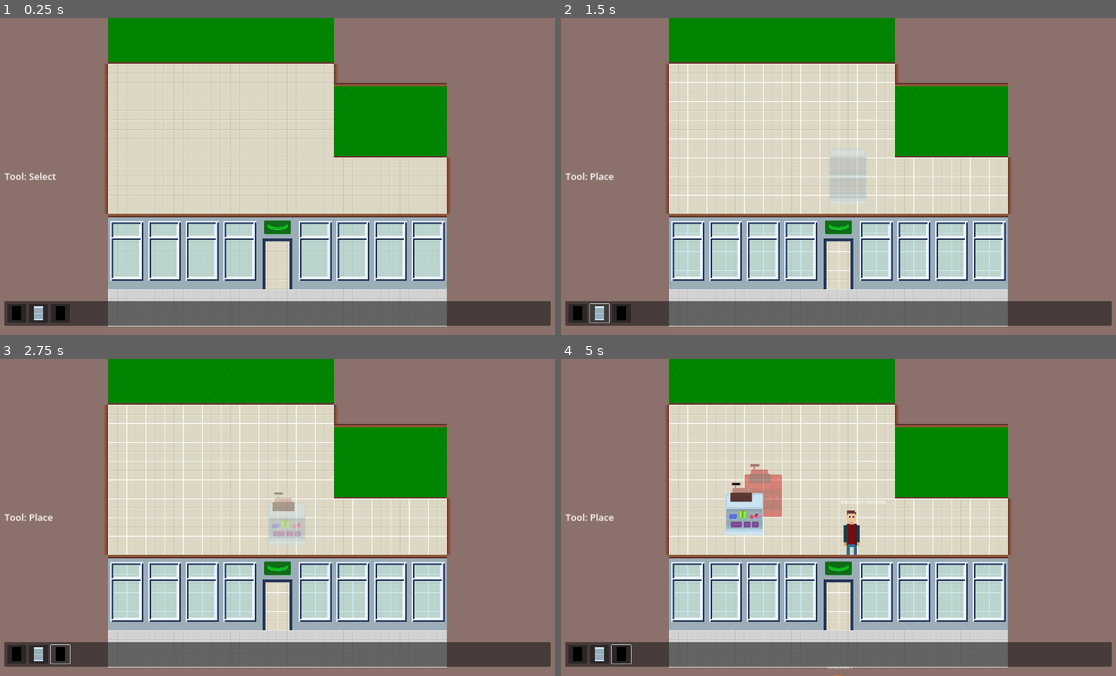
Above: before the commit, frames 1-4 (two rows, left to right).
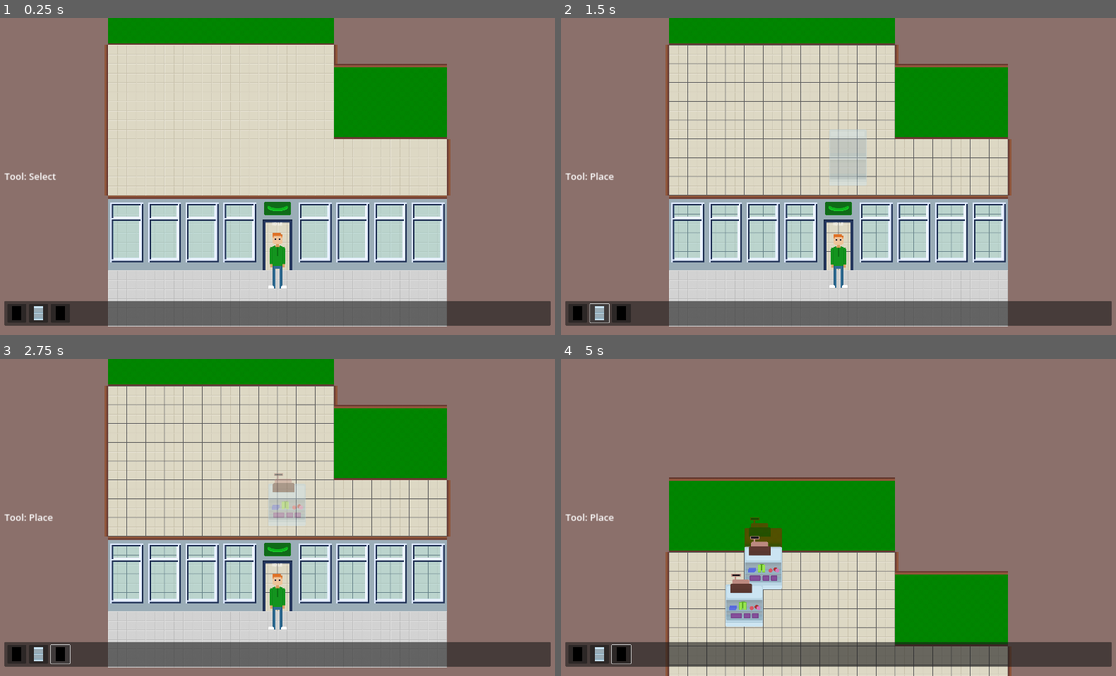
Above: after the commit, the same moments.

Repository: baransu/krakjam2024
Game: Godot game, scene res://game.tscn
Same seed, same stepped clock (60 frames per second), same inputs: the game is played once before the commit and once after it.
Inputs (mouse positions are in pixels of both pictures, inside the frame that each line leads up to):
- Up to frame 1 (0.25 s): no input
- Up to frame 2 (1.5 s): click (577, 312) at 0.5 s; click (599, 312) at 1.25 s
- Up to frame 3 (2.75 s): click (61, 653) at 2 s
- Up to frame 4 (5 s): tap Enter at 2.75 s; move the mouse to (960, 501) at 2.77 s; hold W (move_up, bound only after the commit) 2.78-3.5 s; hold Q (tool_place, bound only before the commit) 2.78-3.5 s; click (960, 501) at 2.92 s; drag from (727, 533) to (971, 498) at 3.52 s; move the mouse to (744, 507) at 4.27 s; hold W (move_up, bound only after the commit) from 4.28 s (still down); hold Q (tool_place, bound only before the commit) from 4.28 s (still down); click (744, 507) at 4.42 s

The runs differ from the first frame. In frame 1, 16% of the frame differs, in the area x 18-82%, y 8-86%; in frame 2, 19%; in frame 3, 19%; in frame 4, 51%, in the area x 18-82%, y 0-100%.
Error after the commit: Modulo by zero error in operator '%'. (res://customer.gd:34)

Commit message:
feat: improve customer spawn locations

Diff:
--- a/builder.gd
+++ b/builder.gd
@@ -23,7 +23,7 @@
 	if template != null:
 		positon = template.global_position
 		template.queue_free()
-		remove_child(template)
+		dynamic.remove_child(template)
 
 	template = GameState.buildable.template.instantiate()
 	template.global_position = positon
--- a/camera.gd
+++ b/camera.gd
@@ -1,10 +1,17 @@
 extends Camera2D
 
+@export var speed := 400
 
-func _unhandled_input(event: InputEvent) -> void:
-	# todo: it's not working yet
-	if event is InputEventMouseButton:
-		if event.is_pressed() and event.button_index == MOUSE_BUTTON_WHEEL_UP:
-			set_zoom(get_zoom() * 1.1)
-		elif event.is_pressed() and event.button_index == MOUSE_BUTTON_WHEEL_DOWN:
-			set_zoom(get_zoom() / 1.1)
+
+func _process(delta: float) -> void:
+	if Input.is_action_pressed("move_left"):
+		global_position.x -= speed * delta
+
+	if Input.is_action_pressed("move_right"):
+		global_position.x += speed * delta
+
+	if Input.is_action_pressed("move_up"):
+		global_position.y -= speed * delta
+
+	if Input.is_action_pressed("move_down"):
+		global_position.y += speed * delta
--- a/customer.gd
+++ b/customer.gd
@@ -26,7 +26,11 @@
 
 
 func random_product() -> void:
-	var products = [Building.Product.BEER, Building.Product.HOTDOG]
+	var products = []
+	for building in GameState.buildings:
+		if building.product != Building.Product.NONE:
+			products.append(building.product)
+
 	var idx = randi() % products.size()
 	target_product = products[idx]
 	if target_product == Building.Product.HOTDOG:
--- a/customer_spawn.gd
+++ b/customer_spawn.gd
@@ -1,10 +1,12 @@
 class_name CustomerSpawn
-extends Marker2D
+extends Node2D
 
-@export var count = 1
+@export var count = 2
 @export var customer_scene: PackedScene
 
 @onready var spawn_timer: Timer = $Timer
+
+var spawn_idx = 0
 
 
 func _ready():
@@ -19,6 +21,14 @@
 func spawn_customer() -> void:
 	if count > 0 && GameState.buildings.size() > 0:
 		var customer: Customer = customer_scene.instantiate()
+		var pos = get_spawn_point()
+		customer.global_position = pos
 		add_child(customer)
-		customer.global_position = global_position
+		customer.global_position = pos
 		count -= 1
+
+
+func get_spawn_point() -> Vector2:
+	var pos = get_node("SpawnPoints").get_child(spawn_idx).global_position
+	spawn_idx = (spawn_idx + 1) % get_node("SpawnPoints").get_child_count()
+	return pos
--- a/game.tscn
+++ b/game.tscn
@@ -9,7 +9,12 @@
 [node name="Level" parent="." instance=ExtResource("2_oy64i")]
 
 [node name="Camera2D" type="Camera2D" parent="."]
-position = Vector2(0, -64)
+limit_left = -2000
+limit_top = -2000
+limit_right = 2000
+limit_bottom = 2000
+limit_smoothed = true
 script = ExtResource("4_4aa6m")
+speed = null
 
 [node name="HUD" parent="." instance=ExtResource("5_48ess")]
--- a/game_state.gd
+++ b/game_state.gd
@@ -31,11 +31,6 @@
 		if tool != Tool.SELECT:
 			tool = Tool.SELECT
 			tool_changed.emit()
-
-	if event.is_action_pressed("tool_place"):
-		clear_selection()
-		tool = Tool.PLACE
-		tool_changed.emit()
 
 	if event.is_action_pressed("tool_delete"):
 		clear_selection()
--- a/level.tscn
+++ b/level.tscn
@@ -15,9 +15,9 @@
 [ext_resource type="Texture2D" uid="uid://37xetqlbyp0u" path="res://art/grid.png" id="13_dyp46"]
 
 [sub_resource type="NavigationPolygon" id="NavigationPolygon_rtm1c"]
-vertices = PackedVector2Array(-138, -118, 246, -118, 246, 310, -264, 310, -268, 325, -138, 390, -138, 502, -502, 502, -502, 390, -372, 325, -376, 310, -886, 310, -886, -438, -138, -438)
-polygons = Array[PackedInt32Array]([PackedInt32Array(0, 1, 2, 3), PackedInt32Array(4, 5, 6, 7, 8, 9), PackedInt32Array(10, 11, 12, 13, 0), PackedInt32Array(10, 0, 3), PackedInt32Array(10, 3, 4, 9)])
-outlines = Array[PackedVector2Array]([PackedVector2Array(256, 320, 256, -128, -128, -128, -128, -448, -896, -448, -896, 320, -384, 320, -384, 416, -512, 512, -128, 512, -256, 416, -256, 320)])
+vertices = PackedVector2Array(-138, -118, 246, -118, 246, 310, -263, 310, -196, 394, 246, 425, 246, 502, -886, 502, -886, 425, -444, 394, -268, 322, -372, 322, -377, 310, -886, 310, -886, -438, -138, -438)
+polygons = Array[PackedInt32Array]([PackedInt32Array(0, 1, 2, 3), PackedInt32Array(4, 5, 6, 7, 8, 9), PackedInt32Array(10, 4, 9, 11), PackedInt32Array(12, 13, 14, 15, 0), PackedInt32Array(12, 0, 3, 10, 11)])
+outlines = Array[PackedVector2Array]([PackedVector2Array(256, 320, 256, -128, -128, -128, -128, -448, -896, -448, -896, 320, -384, 320, -448, 384, -896, 416, -896, 512, 256, 512, 256, 416, -192, 384, -256, 320)])
 source_geometry_group_name = &"navigation_polygon_source_group"
 
 [node name="Level" type="Node2D"]
@@ -26,10 +26,10 @@
 
 [node name="ColorRect" type="ColorRect" parent="."]
 z_index = -20
-offset_left = -1824.0
-offset_top = -1408.0
-offset_right = 1568.0
-offset_bottom = 928.0
+offset_left = -3744.0
+offset_top = -2656.0
+offset_right = 6256.0
+offset_bottom = 7344.0
 color = Color(0.545098, 0.439216, 0.419608, 1)
 
 [node name="Back" type="Node2D" parent="."]
@@ -1232,7 +1232,80 @@
 position = Vector2(352, -32)
 texture = ExtResource("12_a3gdg")
 
+[node name="Sprite-0004-40" type="Sprite2D" parent="SideWalk"]
+position = Vector2(544, 32)
+texture = ExtResource("12_a3gdg")
+
+[node name="Sprite-0004-41" type="Sprite2D" parent="SideWalk"]
+position = Vector2(480, 32)
+texture = ExtResource("12_a3gdg")
+
+[node name="Sprite-0004-42" type="Sprite2D" parent="SideWalk"]
+position = Vector2(416, 32)
+texture = ExtResource("12_a3gdg")
+
+[node name="Sprite-0004-43" type="Sprite2D" parent="SideWalk"]
+position = Vector2(352, 32)
+texture = ExtResource("12_a3gdg")
+
+[node name="Sprite-0004-44" type="Sprite2D" parent="SideWalk"]
+position = Vector2(288, 32)
+texture = ExtResource("12_a3gdg")
+
+[node name="Sprite-0004-45" type="Sprite2D" parent="SideWalk"]
+position = Vector2(224, 32)
+texture = ExtResource("12_a3gdg")
+
+[node name="Sprite-0004-46" type="Sprite2D" parent="SideWalk"]
+position = Vector2(160, 32)
+texture = ExtResource("12_a3gdg")
+
+[node name="Sprite-0004-47" type="Sprite2D" parent="SideWalk"]
+position = Vector2(96, 32)
+texture = ExtResource("12_a3gdg")
+
+[node name="Sprite-0004-48" type="Sprite2D" parent="SideWalk"]
+position = Vector2(32, 32)
+texture = ExtResource("12_a3gdg")
+
+[node name="Sprite-0004-49" type="Sprite2D" parent="SideWalk"]
+position = Vector2(-32, 32)
+texture = ExtResource("12_a3gdg")
+
+[node name="Sprite-0004-50" type="Sprite2D" parent="SideWalk"]
+position = Vector2(-96, 32)
+texture = ExtResource("12_a3gdg")
+
+[node name="Sprite-0004-51" type="Sprite2D" parent="SideWalk"]
+position = Vector2(-160, 32)
+texture = ExtResource("12_a3gdg")
+
+[node name="Sprite-0004-52" type="Sprite2D" parent="SideWalk"]
+position = Vector2(-224, 32)
+texture = ExtResource("12_a3gdg")
+
+[node name="Sprite-0004-53" type="Sprite2D" parent="SideWalk"]
+position = Vector2(-288, 32)
+texture = ExtResource("12_a3gdg")
+
+[node name="Sprite-0004-54" type="Sprite2D" parent="SideWalk"]
+position = Vector2(-352, 32)
+texture = ExtResource("12_a3gdg")
+
+[node name="Sprite-0004-55" type="Sprite2D" parent="SideWalk"]
+position = Vector2(-416, 32)
+texture = ExtResource("12_a3gdg")
+
+[node name="Sprite-0004-56" type="Sprite2D" parent="SideWalk"]
+position = Vector2(-480, 32)
+texture = ExtResource("12_a3gdg")
+
+[node name="Sprite-0004-57" type="Sprite2D" parent="SideWalk"]
+position = Vector2(-544, 32)
+texture = ExtResource("12_a3gdg")
+
 [node name="Grid" type="Node2D" parent="."]
+modulate = Color(0.360784, 0.360784, 0.360784, 1)
 z_index = -4
 position = Vector2(320, 0)
 
@@ -2038,14 +2111,22 @@
 [node name="Dynamic" type="Node2D" parent="."]
 y_sort_enabled = true
 
-[node name="CustomerSpawn" type="Marker2D" parent="Dynamic" groups=["exit"]]
+[node name="CustomerSpawn" type="Node2D" parent="Dynamic" groups=["exit"]]
 y_sort_enabled = true
-position = Vector2(0, 384)
+position = Vector2(0, 416)
 script = ExtResource("6_xh5gs")
 customer_scene = ExtResource("7_ukjo2")
 
 [node name="Timer" type="Timer" parent="Dynamic/CustomerSpawn"]
 autostart = true
+
+[node name="SpawnPoints" type="Node2D" parent="Dynamic/CustomerSpawn"]
+
+[node name="Marker2D" type="Marker2D" parent="Dynamic/CustomerSpawn/SpawnPoints"]
+position = Vector2(448, 0)
+
+[node name="Marker2D4" type="Marker2D" parent="Dynamic/CustomerSpawn/SpawnPoints"]
+position = Vector2(-448, 0)
 
 [node name="StaffSpawner" type="Marker2D" parent="Dynamic"]
 y_sort_enabled = true
@@ -2054,7 +2135,7 @@
 staff_scene = ExtResource("9_r2drp")
 
 [node name="Smoke" type="Marker2D" parent="." groups=["smoke"]]
-position = Vector2(128, 384)
+position = Vector2(128, 416)
 
 [node name="Front" type="Node2D" parent="."]
 position = Vector2(0, 320)
--- a/project.godot
+++ b/project.godot
@@ -27,14 +27,29 @@
 
 [input]
 
-tool_place={
-"deadzone": 0.5,
-"events": [Object(InputEventKey,"resource_local_to_scene":false,"resource_name":"","device":0,"window_id":0,"alt_pressed":false,"shift_pressed":false,"ctrl_pressed":false,"meta_pressed":false,"pressed":false,"keycode":0,"physical_keycode":81,"key_label":0,"unicode":0,"echo":false,"script":null)
-]
-}
 tool_delete={
 "deadzone": 0.5,
 "events": [Object(InputEventKey,"resource_local_to_scene":false,"resource_name":"","device":0,"window_id":0,"alt_pressed":false,"shift_pressed":false,"ctrl_pressed":false,"meta_pressed":false,"pressed":false,"keycode":0,"physical_keycode":68,"key_label":0,"unicode":0,"echo":false,"script":null)
+]
+}
+move_left={
+"deadzone": 0.5,
+"events": [Object(InputEventKey,"resource_local_to_scene":false,"resource_name":"","device":-1,"window_id":0,"alt_pressed":false,"shift_pressed":false,"ctrl_pressed":false,"meta_pressed":false,"pressed":false,"keycode":0,"physical_keycode":65,"key_label":0,"unicode":97,"echo":false,"script":null)
+]
+}
+move_right={
+"deadzone": 0.5,
+"events": [Object(InputEventKey,"resource_local_to_scene":false,"resource_name":"","device":-1,"window_id":0,"alt_pressed":false,"shift_pressed":false,"ctrl_pressed":false,"meta_pressed":false,"pressed":false,"keycode":0,"physical_keycode":68,"key_label":0,"unicode":100,"echo":false,"script":null)
+]
+}
+move_up={
+"deadzone": 0.5,
+"events": [Object(InputEventKey,"resource_local_to_scene":false,"resource_name":"","device":-1,"window_id":0,"alt_pressed":false,"shift_pressed":false,"ctrl_pressed":false,"meta_pressed":false,"pressed":false,"keycode":0,"physical_keycode":87,"key_label":0,"unicode":119,"echo":false,"script":null)
+]
+}
+move_down={
+"deadzone": 0.5,
+"events": [Object(InputEventKey,"resource_local_to_scene":false,"resource_name":"","device":-1,"window_id":0,"alt_pressed":false,"shift_pressed":false,"ctrl_pressed":false,"meta_pressed":false,"pressed":false,"keycode":0,"physical_keycode":83,"key_label":0,"unicode":115,"echo":false,"script":null)
 ]
 }
 
--- a/staff_spawner.gd
+++ b/staff_spawner.gd
@@ -6,5 +6,5 @@
 
 func _ready():
 	var staff = staff_scene.instantiate()
+	add_child(staff)
 	staff.global_position = global_position
-	add_child(staff)
--- a/template.gd
+++ b/template.gd
@@ -11,7 +11,7 @@
 	area_exited.connect(on_area_exited)
 
 
-func _process(delta: float) -> void:
+func _process(_delta: float) -> void:
 	if in_buildable() && !other_shape_overlap:
 		sprite.modulate = Color(1, 1, 1, 0.4)
 		can_build = true
@@ -20,11 +20,11 @@
 		can_build = false
 
 
-func on_area_entered(area: Area2D) -> void:
+func on_area_entered(_area: Area2D) -> void:
 	other_shape_overlap = true
 
 
-func on_area_exited(area: Area2D) -> void:
+func on_area_exited(_area: Area2D) -> void:
 	other_shape_overlap = false
 
 
